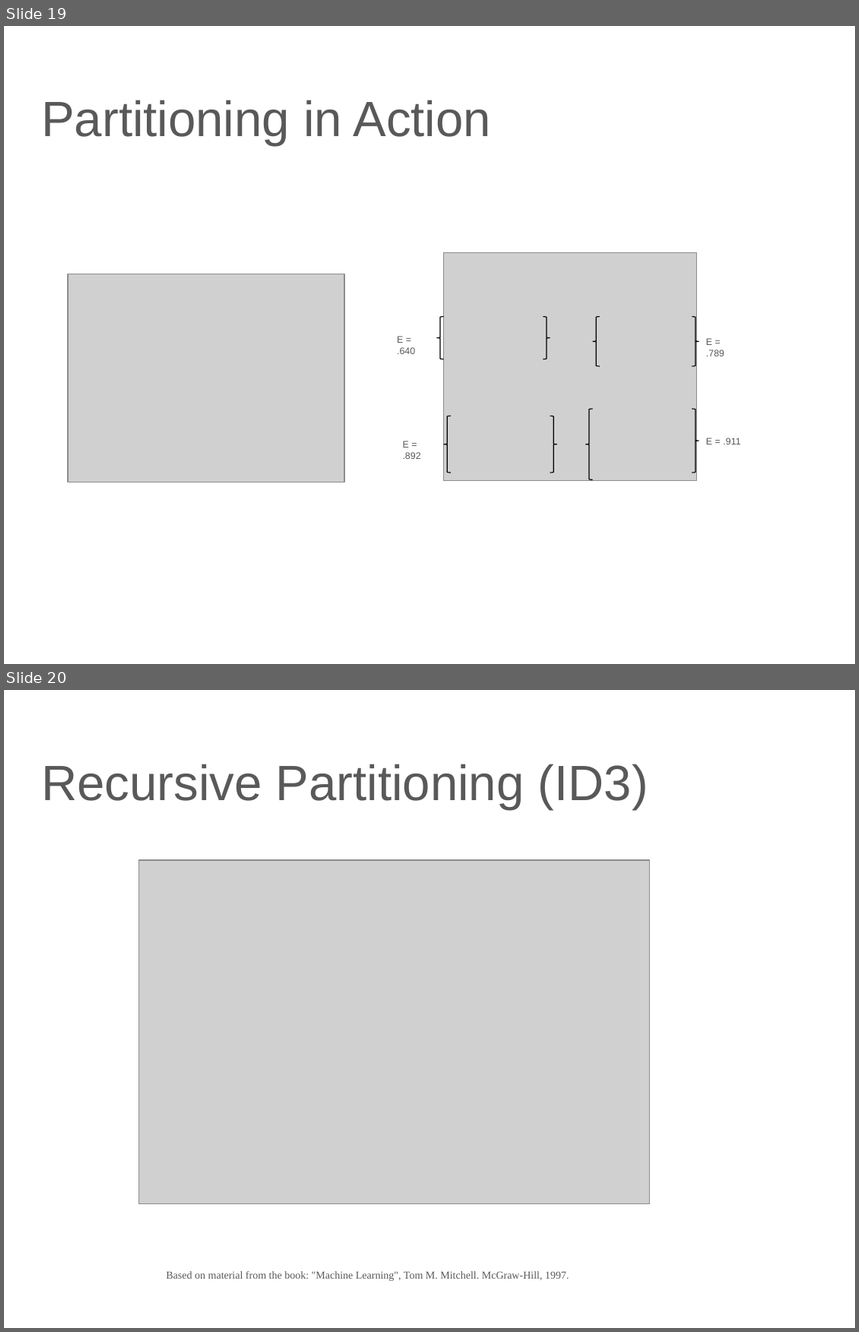
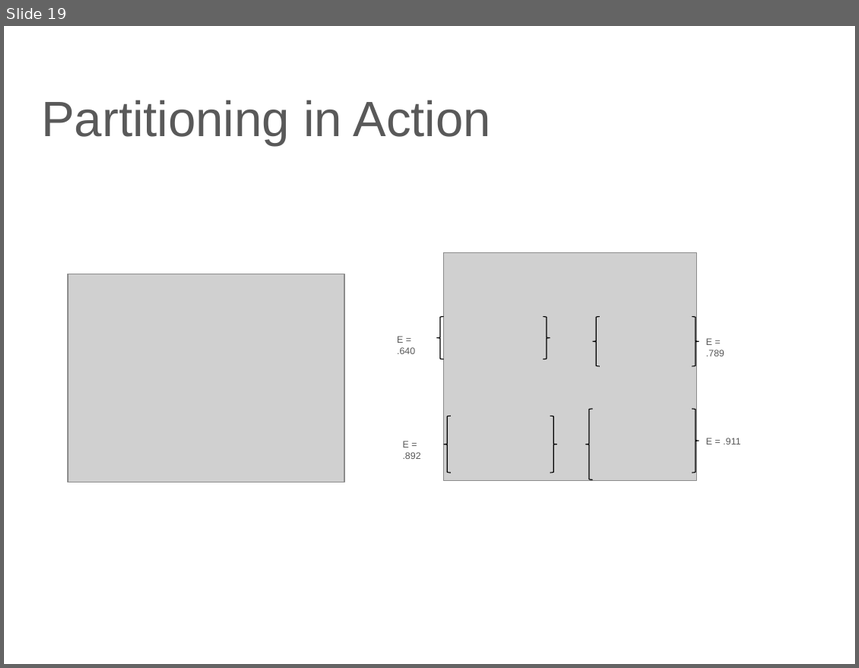
Before and after one commit to lutzhamel/CSC310, a slide deck: notes/06-machine-learning-basics-1.pptx. Shown one above the other, each under a label of ours: slides 19 and 20 before the commit, slide 19 after it. The pictures are 859x1332 and 859x668 pixels, drawn with LibreOffice and Linux fonts; fonts in the diff are those of the drawing; grey boxes stand for pictures. Boxes give left, top, right and bottom in pixels: in the first picture for what was removed or moved away, otherwise in the second. Text is boxed around its words. In the diff, an @@ line names an element or a change of style, - is before the commit and + after.

```diff
--- a/notes/06-machine-learning-basics-1.pptx
+++ b/notes/06-machine-learning-basics-1.pptx
@@ slide 20 removed at (x1=4, y1=690, x2=855, y2=1328), background #FFFFFF @@
@@ title removed at (x1=41, y1=764, x2=648, y2=809) @@
-Recursive Partitioning (ID3)
@@ picture removed at (x1=139, y1=860, x2=649, y2=1204) @@
@@ text removed at (x1=166, y1=1271, x2=569, y2=1281) @@
-Based on material from the book: "Machine Learning", Tom M. Mitchell. McGraw-Hill, 1997.
```
Also in this commit, not shown: 4 slides changed, 2 slides added, 2 other slides removed, 10 other files.
